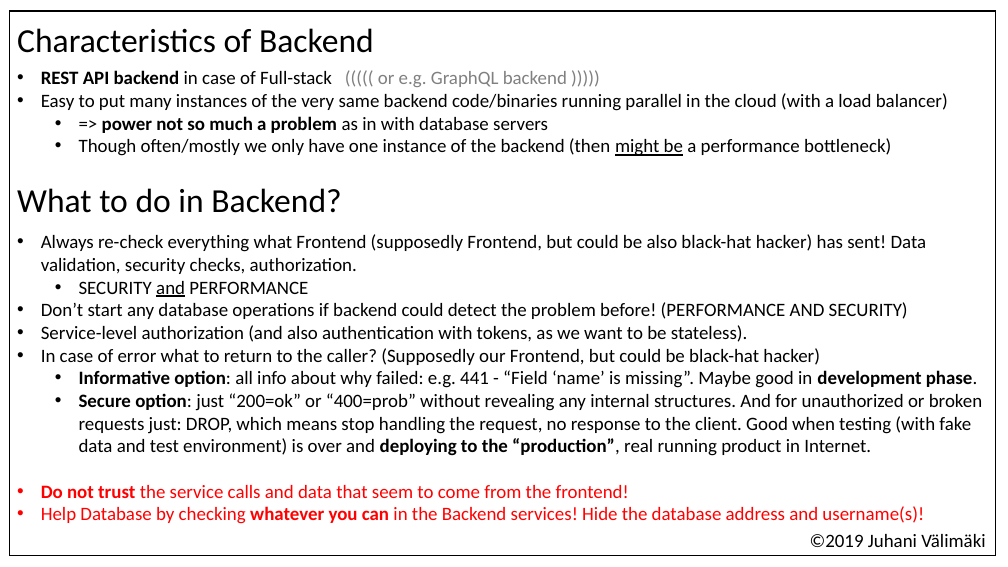
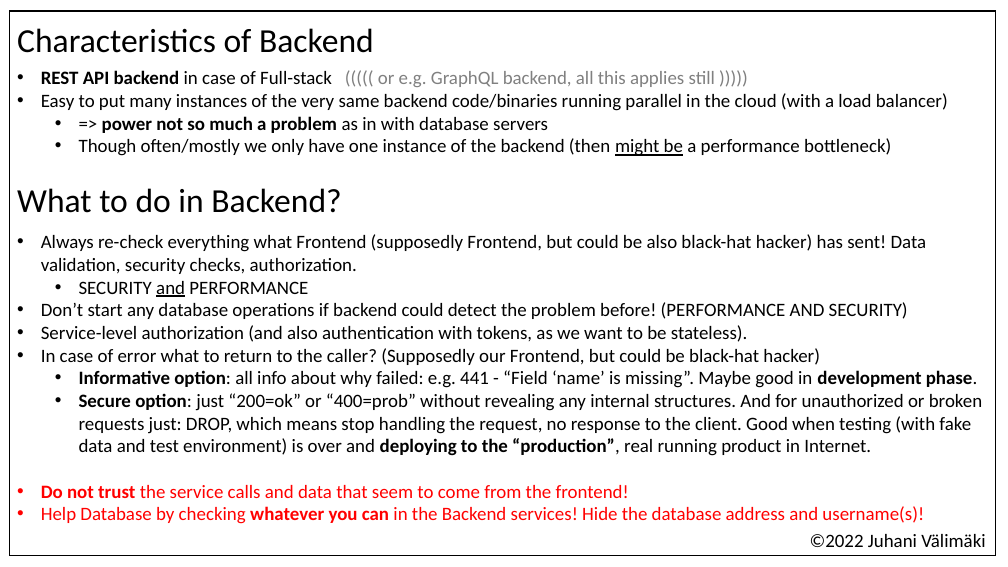
Before and after one commit to valju/docs_backend_design, a slide deck: slide 4 of WhatToDoInFrontBackAndDB_usability_performance_security/What to check where in full-stack.pptx. Drawn at 1008x567 pixels with LibreOffice and Linux fonts; fonts in the diff are those of the drawing. Boxes give left, top, right and bottom in pixels: in the first picture for what was removed or moved away, otherwise in the second. Text is boxed around its words. In the diff, an @@ line names an element or a change of style, - is before the commit and + after.

```diff
--- a/WhatToDoInFrontBackAndDB_usability_performance_security/What to check where in full-stack.pptx
+++ b/WhatToDoInFrontBackAndDB_usability_performance_security/What to check where in full-stack.pptx
@@ text in rectangle at [41, 70, 715, 87]: text changed; text colour #000000 to #808080 @@
-• REST API backend in case of Full-stack ((((( or e.g. GraphQL backend )))))
+• REST API backend in case of Full-stack ((((( or e.g. GraphQL backend, all this applies still )))))
@@ text at [810, 534, 985, 547]: text changed @@
-©2019 Juhani Välimäki
+©2022 Juhani Välimäki
```
Also in this commit, not shown: 6 other slides changed, 5 other files.
